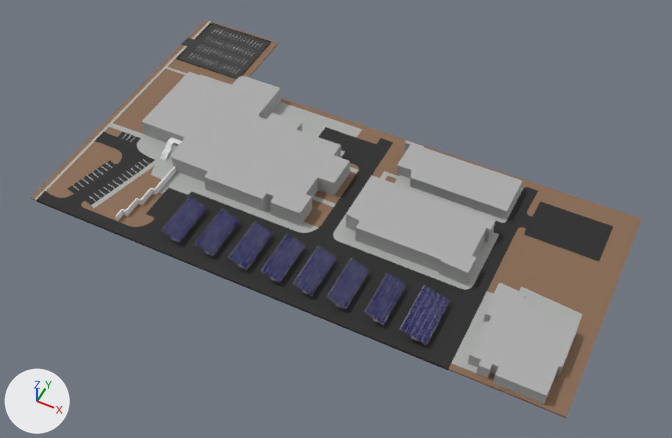
Before and after pictures for a commit that changed the glTF model public/models/thebuilding.glb.
One viewpoint serves both versions: a camera (50 mm lens) standing at (9.42, -18.01, 22.06) and looking at (0.33, 0.18, -0.66). The lights are fixed; the arrows at lower left show +X, +Y and +Z. Where no turn or scale is listed for an object, it has been applied to the vertices. Vertices at the same position are counted once.

Objects in the first picture: 'B1', 'B2', 'B3', 'B4', 'eastlines', 'eastrows', 'gravel', 'parking', 'parking1', 'sidewalk', 'solarpanel'.
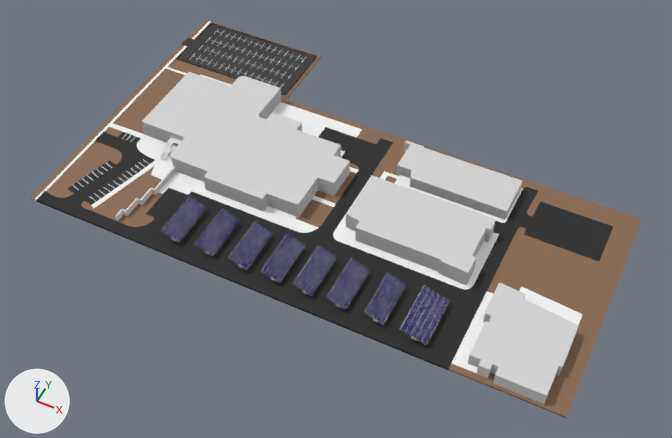
Patch to the scene script:
```diff
--- a/public/models/thebuilding.glb.py
+++ b/public/models/thebuilding.glb.py
@@ mat_material @@
 mat_material = principled_material('Material')
-mat_material.base_color = (0.412, 0.412, 0.412)  # grey #acacac
+mat_material.base_color = (0.663, 0.663, 0.663)  # light grey #d5d5d5
 mat_material.roughness = 0.703
@@ mat_material_002 @@
 mat_material_002 = principled_material('Material.002')
-mat_material_002.base_color = (0.406, 0.419, 0.403)  # grey #abadaa
+mat_material_002.base_color = (1.0, 1.0, 1.0)  # white #ffffff
+mat_material_002.metallic = 1.0
@@ me_cube_001 @@
 me_cube_001.from_pydata(...)  # 246 vertices, 488 faces; spans x -1.8..15.5, y -4.0..6.7, z 0.0
 # used by ob_sidewalk; location = (-6.83, 0.0, 0.0)
 # before: 218 (1.2, 6.6, 0.0) at pixel (271, 43), 219 (1.2, 6.6, 0.0) at pixel (271, 42), 220 (1.2, 4.1, 0.0), 221 (1.2, 4.1, 0.0)
+# me_cube_001 part 1
+for i in [*range(218, 222)]: me_cube_001.vertices[i].co += Vector((2.0, 0.0, 0.0))
 me_cube_001.materials.append(mat_material_002)
@@ me_cube_006 @@
 me_cube_006.from_pydata(...)  # 16 vertices, 28 faces; spans x -8.6..9.3, y -4.0..6.7, z 0.0
 # used by ob_gravel; location = (0.0, 0.0, 0.0)
 # before: 8 (-5.4, 4.0, 0.0), 9 (-5.4, 4.0, 0.0), 10 (-5.4, -4.0, 0.0) at pixel (113, 232), 11 (-5.4, -4.0, 0.0) at pixel (113, 231), 14 (-5.4, 6.7, 0.0) at pixel (278, 43)
 # before: 15 (-5.4, 6.7, 0.0) at pixel (278, 42)
+# me_cube_006 part 2
+for i in [*range(8, 12), 14, 15]: me_cube_006.vertices[i].co += Vector((1.8, 0.0, 0.0))
 me_cube_006.materials.append(mat_material_003)
@@ me_cube_009 @@
 # used by ob_b1; location = (-6.06, 1.16, 0.2)
-me_cube_009.from_pydata(...)  # 448 vertices, 892 faces; spans x -1.0..6.16, y -2.3..2.65, z -0.18..0.43
+me_cube_009.from_pydata(...)  # 440 vertices, 874 faces; spans x -1.0..6.16, y -2.29..2.65, z -0.18..0.43
+# me_cube_009 part 3
+# 8 vertices are removed from x 4.74..5.8, y -2.3..-1.5, z -0.18..0.43
+# 22 faces are deleted
+# 4 new faces join them
 me_cube_009.materials.append(mat_material)
@@ ob_eastlines @@
 ob_eastlines = bpy.data.objects.new('eastlines', me_cube_010)
-ob_eastlines.location = (-7.96, 6.25, 0.0)
-ob_eastlines.scale = (0.00623, 0.187, 0.032)
+ob_eastlines.location = (-7.87, 6.25, 0.0)
+ob_eastlines.scale = (0.0116, 0.187, 0.032)
```

Where the change shows, as pixel boxes [x1, y1, x2, y2] in the pictures (672 x 438 px; the box of a moved part takes in the faces that stretch with it):
'B1', recoloured, reshaped (grey to white)
    before: [142, 72, 350, 226]
    after: [142, 72, 350, 218]
'sidewalk', recoloured, surface changed, reshaped (grey to white)
    both: [35, 21, 583, 373]
'B2', recoloured (grey to white)
    both: [346, 175, 496, 286]
'solarpanel', recoloured
    both: [162, 196, 449, 345]
'B4', recoloured (grey to white)
    both: [468, 283, 579, 404]
'B3', recoloured (grey to white)
    both: [397, 140, 522, 220]
'eastlines', recoloured, moved, rescaled (54% wider, 26% taller)
    before: [188, 28, 263, 74]
    after: [190, 30, 306, 88]
'parking1', recoloured
    both: [73, 133, 149, 202]
'eastrows', recoloured
    both: [192, 31, 302, 86]
part 1 of me_cube_001, moved or reshaped
    before: [177, 24, 270, 79]
    after: [177, 24, 316, 94]
part 2 of me_cube_006, moved or reshaped
    both: [32, 20, 585, 406]
part 3 of me_cube_009, cut back
    before: [270, 194, 312, 226]
    after: [274, 194, 306, 218]
